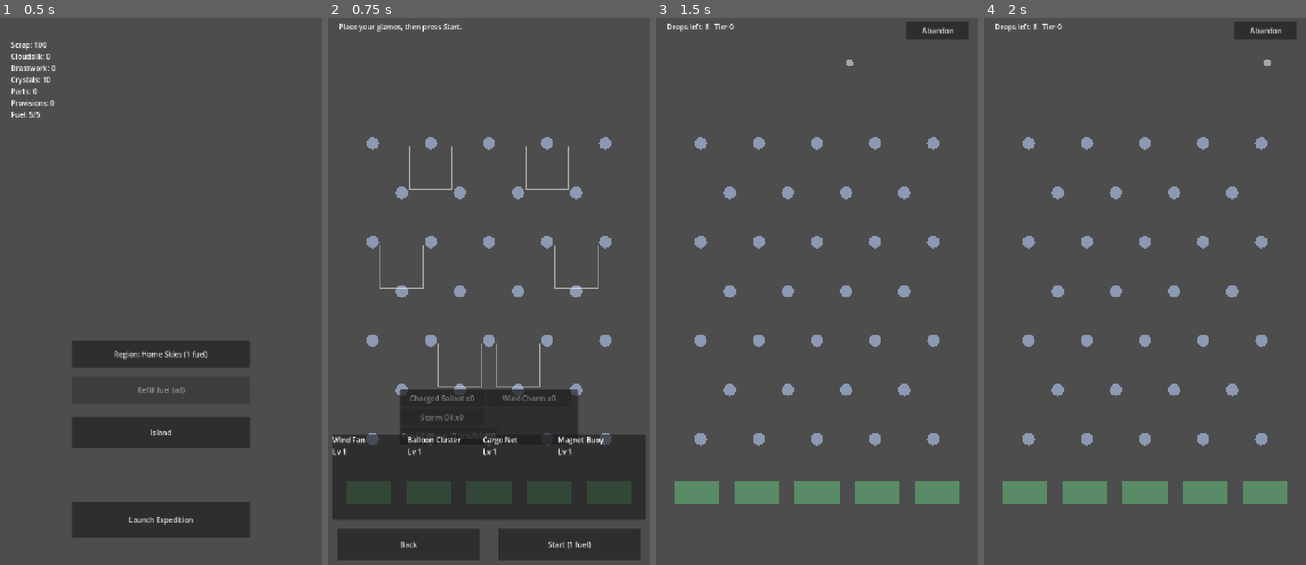
Above: before the commit, frames 1-4 (left to right).
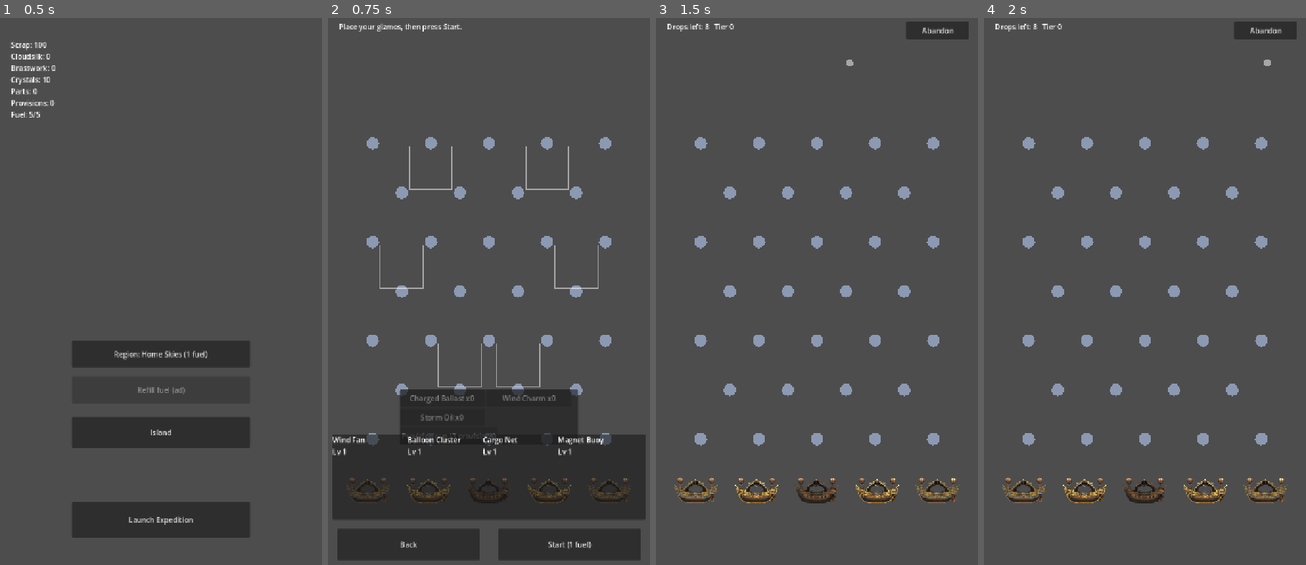
Above: after the commit, the same moments.

Repository: Graydyn/windfall-isle
Game: Godot game, scene res://game/main.tscn
The game is run twice, just before and just after one commit, with the same random seed, the same clock (stepped at 60 frames per second) and the same inputs.
Inputs:
- Up to frame 1 (0.5 s): no input
- Up to frame 2 (0.75 s): click "Launch Expedition" at 0.5 s
- Up to frame 3 (1.5 s): click "Start (1 fuel)" at 1.25 s
- Up to frame 4 (2 s): no input

Frame 1 is identical in both runs. In frame 2, 2.4% of the frame differs, in the area x 5-95%, y 84-89%; in frame 3, 3.0%, in the area x 5-95%, y 83-89%; in frame 4, 3.0%.

Commit message:
feat: barge sprites with payout-tier art and catch flash
Move the three barge images into game/assets/sprites and render them in
place of the flat green placeholder rectangles. Each barge in the region
JSONs carries an "art" tier (center plain, left/right fancier, far ends
fanciest) matching the payout ranking from the art audit; a missing
sprite falls back to the placeholder rectangle. A confirmed barge catch
now flashes the barge via a modulate tween (over-brighten, ease back).

Co-Authored-By: Claude Fable 5 <noreply@anthropic.com>

Diff:
--- a/game/data/skyfields/region_1.json
+++ b/game/data/skyfields/region_1.json
@@ -20,10 +20,10 @@
 		{"x": 295, "y": 775}, {"x": 425, "y": 775}
 	],
 	"barges": [
-		{"id": "far_left", "x": 90, "y": 1060, "half_width": 50, "half_height": 25, "payout": {"scrap": 10}},
-		{"id": "left", "x": 225, "y": 1060, "half_width": 50, "half_height": 25, "payout": {"scrap": 4}},
+		{"id": "far_left", "art": "fanciest", "x": 90, "y": 1060, "half_width": 50, "half_height": 25, "payout": {"scrap": 10}},
+		{"id": "left", "art": "fancier", "x": 225, "y": 1060, "half_width": 50, "half_height": 25, "payout": {"scrap": 4}},
 		{"id": "center", "x": 360, "y": 1060, "half_width": 50, "half_height": 25, "payout": {"scrap": 2}},
-		{"id": "right", "x": 495, "y": 1060, "half_width": 50, "half_height": 25, "payout": {"scrap": 4}},
-		{"id": "far_right", "x": 630, "y": 1060, "half_width": 50, "half_height": 25, "payout": {"scrap": 7, "cloudsilk": 1}}
+		{"id": "right", "art": "fancier", "x": 495, "y": 1060, "half_width": 50, "half_height": 25, "payout": {"scrap": 4}},
+		{"id": "far_right", "art": "fanciest", "x": 630, "y": 1060, "half_width": 50, "half_height": 25, "payout": {"scrap": 7, "cloudsilk": 1}}
 	]
 }
--- a/game/data/skyfields/region_2.json
+++ b/game/data/skyfields/region_2.json
@@ -27,10 +27,10 @@
 		{"x": 360, "y": 800, "half_width": 220, "half_height": 80, "force": 220.0, "direction": -1.0}
 	],
 	"barges": [
-		{"id": "far_left", "x": 90, "y": 1060, "half_width": 50, "half_height": 25, "payout": {"scrap": 14}},
-		{"id": "left", "x": 225, "y": 1060, "half_width": 50, "half_height": 25, "payout": {"scrap": 6}},
+		{"id": "far_left", "art": "fanciest", "x": 90, "y": 1060, "half_width": 50, "half_height": 25, "payout": {"scrap": 14}},
+		{"id": "left", "art": "fancier", "x": 225, "y": 1060, "half_width": 50, "half_height": 25, "payout": {"scrap": 6}},
 		{"id": "center", "x": 360, "y": 1060, "half_width": 50, "half_height": 25, "payout": {"scrap": 3}},
-		{"id": "right", "x": 495, "y": 1060, "half_width": 50, "half_height": 25, "payout": {"scrap": 6, "brasswork": 1}},
-		{"id": "far_right", "x": 630, "y": 1060, "half_width": 50, "half_height": 25, "payout": {"scrap": 10, "brasswork": 2}}
+		{"id": "right", "art": "fancier", "x": 495, "y": 1060, "half_width": 50, "half_height": 25, "payout": {"scrap": 6, "brasswork": 1}},
+		{"id": "far_right", "art": "fanciest", "x": 630, "y": 1060, "half_width": 50, "half_height": 25, "payout": {"scrap": 10, "brasswork": 2}}
 	]
 }
--- a/game/data/skyfields/region_3.json
+++ b/game/data/skyfields/region_3.json
@@ -69,10 +69,10 @@
 		{"x": 470, "y": 180}
 	],
 	"barges": [
-		{"id": "far_left", "x": 90, "y": 1060, "half_width": 50, "half_height": 25, "payout": {"scrap": 20}},
-		{"id": "left", "x": 225, "y": 1060, "half_width": 50, "half_height": 25, "payout": {"scrap": 9}},
+		{"id": "far_left", "art": "fanciest", "x": 90, "y": 1060, "half_width": 50, "half_height": 25, "payout": {"scrap": 20}},
+		{"id": "left", "art": "fancier", "x": 225, "y": 1060, "half_width": 50, "half_height": 25, "payout": {"scrap": 9}},
 		{"id": "center", "x": 360, "y": 1060, "half_width": 50, "half_height": 25, "payout": {"scrap": 4}},
-		{"id": "right", "x": 495, "y": 1060, "half_width": 50, "half_height": 25, "payout": {"scrap": 9, "rimeglass": 1}},
-		{"id": "far_right", "x": 630, "y": 1060, "half_width": 50, "half_height": 25, "payout": {"scrap": 14, "rimeglass": 2}}
+		{"id": "right", "art": "fancier", "x": 495, "y": 1060, "half_width": 50, "half_height": 25, "payout": {"scrap": 9, "rimeglass": 1}},
+		{"id": "far_right", "art": "fanciest", "x": 630, "y": 1060, "half_width": 50, "half_height": 25, "payout": {"scrap": 14, "rimeglass": 2}}
 	]
 }
--- a/game/data/skyfields/region_4.json
+++ b/game/data/skyfields/region_4.json
@@ -66,10 +66,10 @@
 		{"x": 420, "y": 180}
 	],
 	"barges": [
-		{"id": "far_left", "x": 90, "y": 1060, "half_width": 50, "half_height": 25, "payout": {"scrap": 26}},
-		{"id": "left", "x": 225, "y": 1060, "half_width": 50, "half_height": 25, "payout": {"scrap": 12}},
+		{"id": "far_left", "art": "fanciest", "x": 90, "y": 1060, "half_width": 50, "half_height": 25, "payout": {"scrap": 26}},
+		{"id": "left", "art": "fancier", "x": 225, "y": 1060, "half_width": 50, "half_height": 25, "payout": {"scrap": 12}},
 		{"id": "center", "x": 360, "y": 1060, "half_width": 50, "half_height": 25, "payout": {"scrap": 5}},
-		{"id": "right", "x": 495, "y": 1060, "half_width": 50, "half_height": 25, "payout": {"scrap": 12, "stormglass": 1}},
-		{"id": "far_right", "x": 630, "y": 1060, "half_width": 50, "half_height": 25, "payout": {"scrap": 18, "stormglass": 2}}
+		{"id": "right", "art": "fancier", "x": 495, "y": 1060, "half_width": 50, "half_height": 25, "payout": {"scrap": 12, "stormglass": 1}},
+		{"id": "far_right", "art": "fanciest", "x": 630, "y": 1060, "half_width": 50, "half_height": 25, "payout": {"scrap": 18, "stormglass": 2}}
 	]
 }
--- a/game/run/skyfield.gd
+++ b/game/run/skyfield.gd
@@ -113,15 +113,29 @@
 		shape.size = half * 2.0
 		collider.shape = shape
 		area.add_child(collider)
-		var visual := Polygon2D.new()
-		visual.polygon = PackedVector2Array([
-			Vector2(-half.x, -half.y), Vector2(half.x, -half.y),
-			Vector2(half.x, half.y), Vector2(-half.x, half.y),
-		])
-		visual.color = Color(0.35, 0.55, 0.4)
-		area.add_child(visual)
-		area.body_entered.connect(_on_catcher_body.bind((barge.get("payout", {}) as Dictionary).duplicate(), "barge"))
+		area.add_child(_barge_visual(String(barge.get("art", "")), half))
+		area.body_entered.connect(_on_catcher_body.bind((barge.get("payout", {}) as Dictionary).duplicate(), "barge", area))
 		$Barges.add_child(area)
+
+
+func _barge_visual(art: String, half: Vector2) -> Node2D:
+	# Barge sprites are authored 100x100 with the hull in the lower half, so the
+	# balloons float above the catch rect while the hull spans it. The "art"
+	# tier lets high-payout barges look richer (audit 1.3); anything without a
+	# matching sprite falls back to the old placeholder rectangle.
+	var path := "res://game/assets/sprites/barge%s.png" % ("_" + art if art != "" else "")
+	if ResourceLoader.exists(path):
+		var sprite := Sprite2D.new()
+		sprite.texture = load(path)
+		sprite.scale = Vector2.ONE * (half.x / 50.0)
+		return sprite
+	var visual := Polygon2D.new()
+	visual.polygon = PackedVector2Array([
+		Vector2(-half.x, -half.y), Vector2(half.x, -half.y),
+		Vector2(half.x, half.y), Vector2(-half.x, half.y),
+	])
+	visual.color = Color(0.35, 0.55, 0.4)
+	return visual
 
 
 func _build_sea(board: Dictionary) -> void:
@@ -171,10 +185,23 @@
 		gizmo.setup(def, int(owned.get(gizmo_id, 1)), context)
 
 
-func _on_catcher_body(body: Node2D, payout: Dictionary, source: String) -> void:
+func _on_catcher_body(body: Node2D, payout: Dictionary, source: String, catcher: CanvasItem = null) -> void:
 	if not (body is RigidBody2D):
 		return
 	if body.has_meta("caught"):
 		return
 	body.set_meta("caught", true)
+	if catcher != null:
+		_flash(catcher)
 	pod_caught.emit(body, payout.duplicate(), source)
+
+
+func _flash(item: CanvasItem) -> void:
+	# Catch feedback: over-brighten the catcher, then ease back. Modulate above
+	# white is Godot's no-spritesheet flash; the tween is owned by the item so
+	# it dies with the board. Restarting from WHITE keeps rapid double catches
+	# reading as two distinct flashes instead of compounding.
+	item.modulate = Color.WHITE
+	var tween := item.create_tween()
+	tween.tween_property(item, "modulate", Color(2.5, 2.5, 2.5), 0.06)
+	tween.tween_property(item, "modulate", Color.WHITE, 0.3).set_trans(Tween.TRANS_QUAD).set_ease(Tween.EASE_OUT)
--- a/tests/test_skyfield.gd
+++ b/tests/test_skyfield.gd
@@ -103,6 +103,18 @@
 	var params: Array = get_signal_parameters(board, "pod_caught")
 	assert_eq(params[2], "barge")
 
+func test_barge_flashes_on_catch() -> void:
+	var board := build_board(DataDefs.load_json("res://tests/fixtures/test_region.json"))
+	var barge: Area2D = board.get_node("Barges").get_child(0)
+	assert_eq(barge.modulate, Color.WHITE, "barge starts unmodulated")
+	drop_pod_over(board, 360.0)
+	var emitted: bool = await wait_for_signal(board.pod_caught, 5.0)
+	assert_true(emitted)
+	await wait_physics_frames(2)
+	assert_gt(barge.modulate.r, 1.0, "catch over-brightens the barge")
+	await wait_seconds(0.6)
+	assert_almost_eq(barge.modulate.r, 1.0, 0.01, "flash settles back to white")
+
 func test_pegs_join_pegs_group() -> void:
 	var board := build_board(DataDefs.skyfield("region_1"))
 	var first_peg: Node = board.get_node("Pegs").get_child(0)
Renamed: barge.png -> game/assets/sprites/barge.png
Not shown, added: game/assets/sprites/barge.png.import
Renamed: barge_fancier.png -> game/assets/sprites/barge_fancier.png
Not shown, added: game/assets/sprites/barge_fancier.png.import
Renamed: barge_fanciest.png -> game/assets/sprites/barge_fanciest.png
Not shown, added: game/assets/sprites/barge_fanciest.png.import
